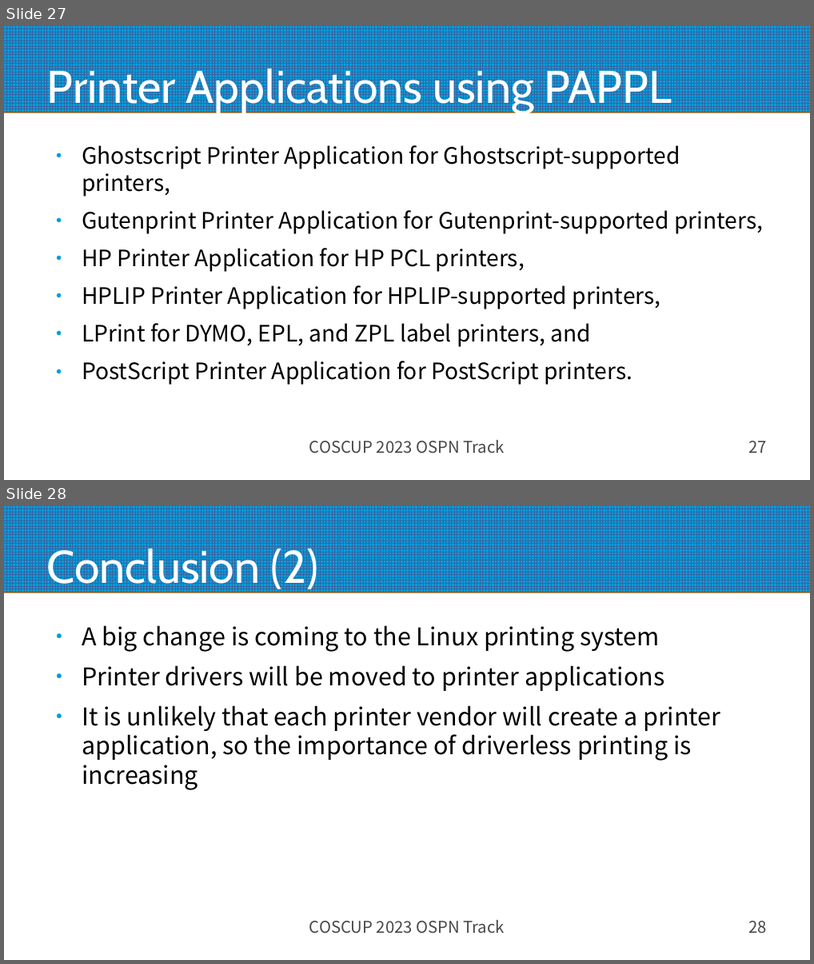
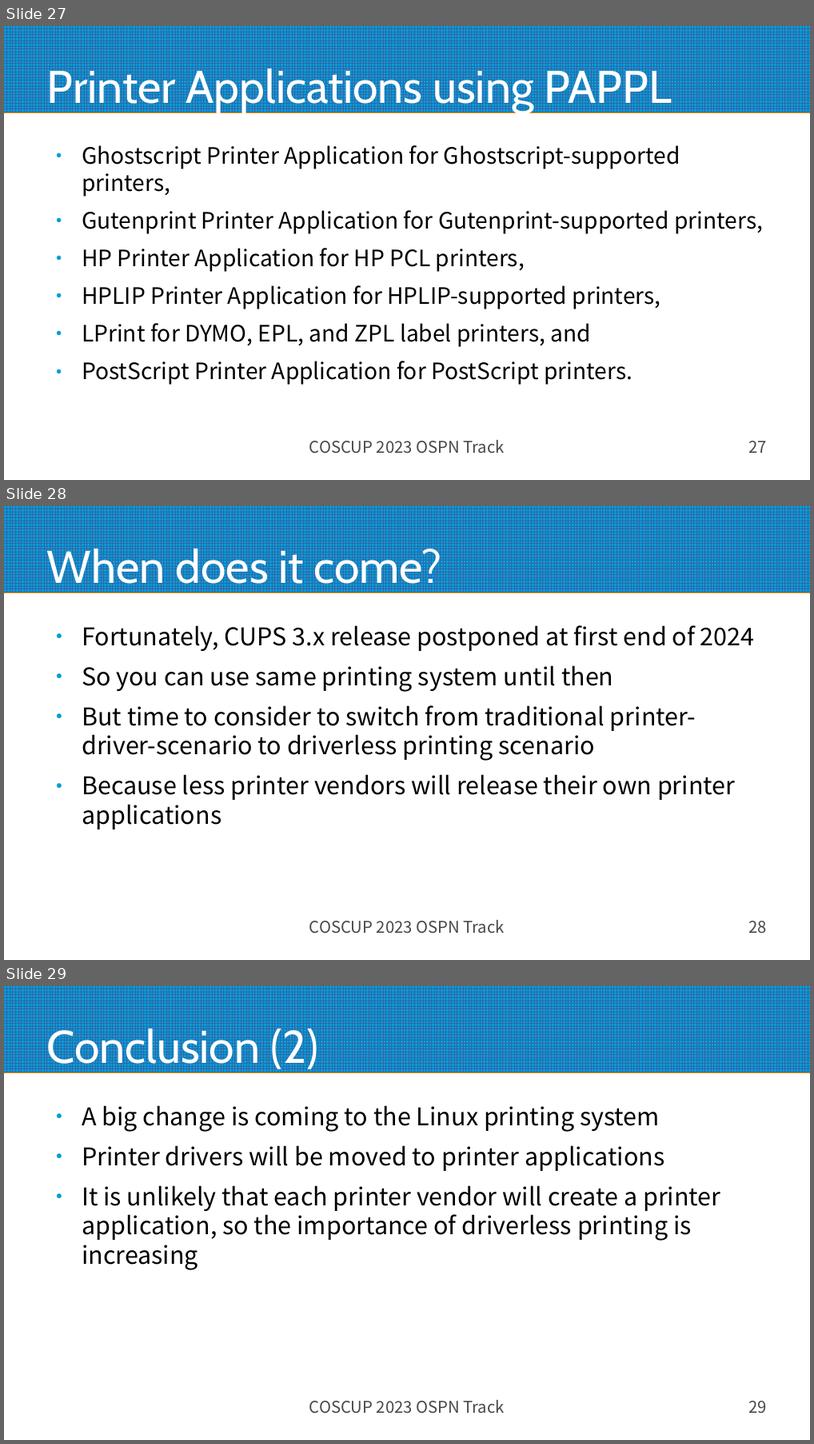
Before and after one commit to naruoga/presentations, a slide deck: COSCUP2023_Desktop_Printing.odp. Shown one above the other, each under a label of ours: slides 27 and 28 before the commit, slides 27, 28 and 29 after it. The pictures are 814x964 and 814x1444 pixels, drawn with LibreOffice and Linux fonts; fonts in the diff are those of the drawing. Boxes give left, top, right and bottom in pixels: in the first picture for what was removed or moved away, otherwise in the second. Text is boxed around its words. In the diff, an @@ line names an element or a change of style, - is before the commit and + after.

Commit message:
COSCUPS2023: minor update

```diff
--- a/COSCUP2023_Desktop_Printing.odp
+++ b/COSCUP2023_Desktop_Printing.odp
@@ slide 28 added at (4,506,810,960), background #FFFFFF; not listed: 1 template element that a slide beside it also shows @@
@@ title added at (47,544,442,592), 45 pt, text #FFFFFF @@
+When does it come?
@@ text added at (82,625,755,829), 24 pt, text #000000 @@
+● Fortunately, CUPS 3.x release postponed at first end of 2024
+● So you can use same printing system until then
+● But time to consider to switch from traditional printer-driver-scenario to driverless printing scenario
+● Because less printer vendors will release their own printer applications
@@ text added at (310,920,504,933), 16 pt, text #484848 @@
+COSCUP 2023 OSPN Track
@@ page number added at (749,920,766,933), 16 pt, text #484848 @@
+28
@@ what was slide 28 is now slide 29 @@
@@ page number at (749,1400,766,1412): text changed @@
-28
+29
```
